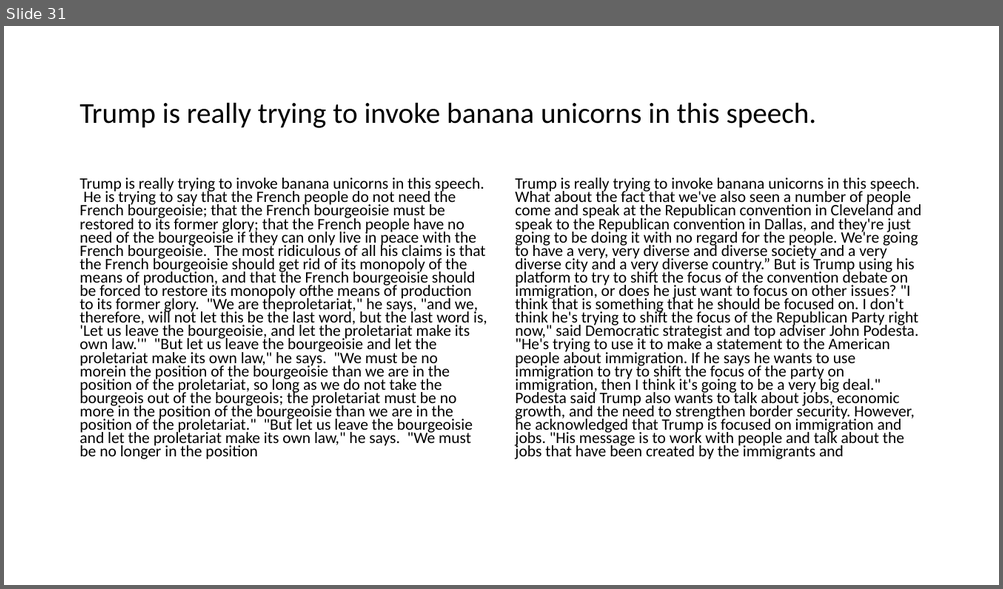
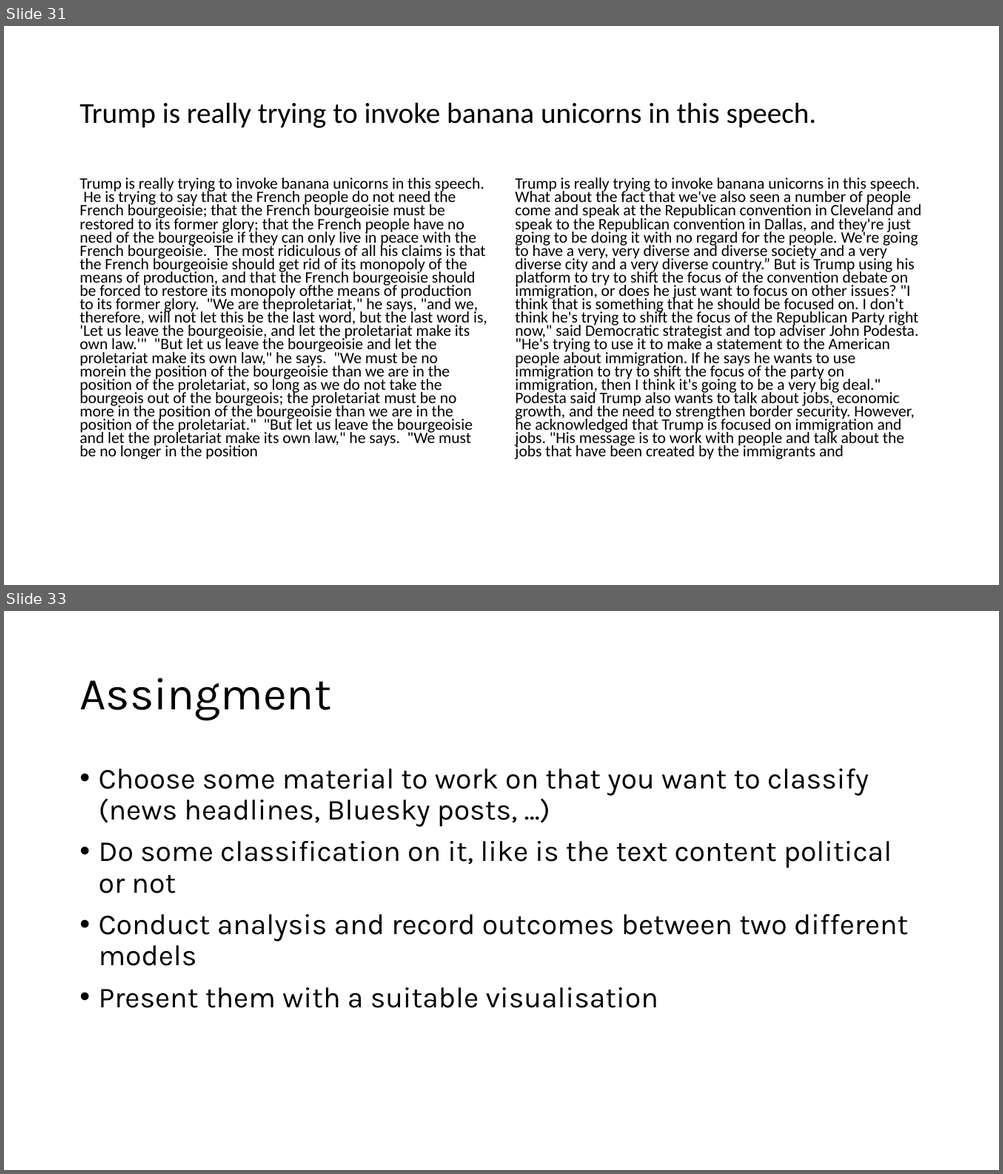
Before and after one commit to codingsocialscience/marxist-llm-tutorial, a slide deck: slides.pptx. Shown one above the other, each under a label of ours: slide 31 before the commit, slides 31 and 33 after it; the slides between them are not shown. The pictures are 1003x589 and 1003x1174 pixels, drawn with LibreOffice and Linux fonts; fonts in the diff are those of the drawing. Boxes give left, top, right and bottom in pixels: in the first picture for what was removed or moved away, otherwise in the second. Text is boxed around its words. In the diff, an @@ line names an element or a change of style, - is before the commit and + after.

Commit message:
Add task for content classification.

```diff
--- a/slides.pptx
+++ b/slides.pptx
@@ slide 33 added at (4,611,999,1170), background #FFFFFF @@
@@ title added at (79,678,331,721), 44 pt, text #000000 @@
+Assingment
@@ text added at (99,769,908,1008), 28 pt, text #000000 @@
+• Choose some material to work on that you want to classify (news headlines, Bluesky posts, …)
+• Do some classification on it, like is the text content political or not
+• Conduct analysis and record outcomes between two different models
+• Present them with a suitable visualisation
```
Also in this commit, not shown: 1 slide changed, 1 other slide added.
